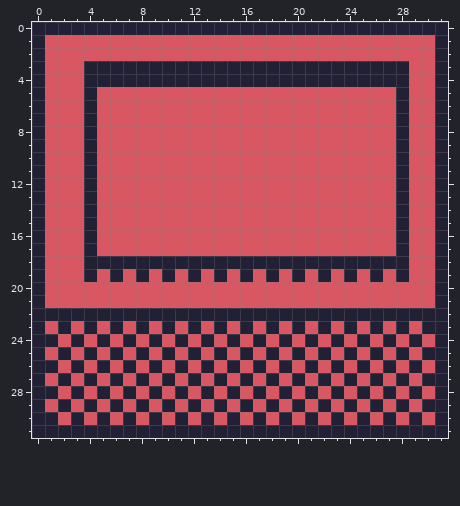
Edited in one commit: pixel-art file (assets/machine.aseprite). Above is the file before it was changed.
32x32 pixels, 1 frame.
Once edited:
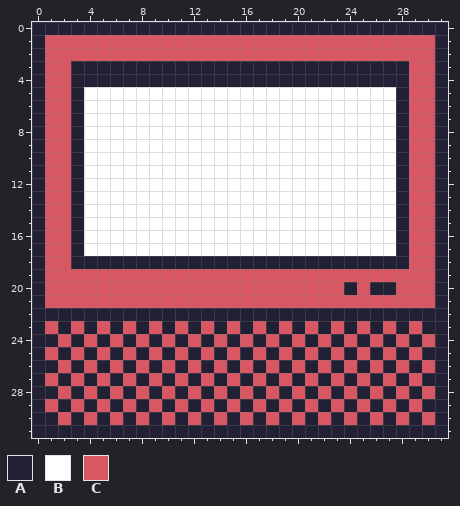
Palette (. is transparent): A #222034  B #ffffff  C #d95763
From old to new:
@@ x 0..31 @@
  2 ACCCCCCCCCCCCCCCCCCCCCCCCCCCCCCA
- 3 ACCCAAAAAAAAAAAAAAAAAAAAAAAAACCA
- 4 ACCCAAAAAAAAAAAAAAAAAAAAAAAAACCA
- 5 ACCCACCCCCCCCCCCCCCCCCCCCCCCACCA
- 6 ACCCACCCCCCCCCCCCCCCCCCCCCCCACCA
- 7 ACCCACCCCCCCCCCCCCCCCCCCCCCCACCA
- 8 ACCCACCCCCCCCCCCCCCCCCCCCCCCACCA
- 9 ACCCACCCCCCCCCCCCCCCCCCCCCCCACCA
-10 ACCCACCCCCCCCCCCCCCCCCCCCCCCACCA
-11 ACCCACCCCCCCCCCCCCCCCCCCCCCCACCA
-12 ACCCACCCCCCCCCCCCCCCCCCCCCCCACCA
-13 ACCCACCCCCCCCCCCCCCCCCCCCCCCACCA
-14 ACCCACCCCCCCCCCCCCCCCCCCCCCCACCA
-15 ACCCACCCCCCCCCCCCCCCCCCCCCCCACCA
-16 ACCCACCCCCCCCCCCCCCCCCCCCCCCACCA
-17 ACCCACCCCCCCCCCCCCCCCCCCCCCCACCA
-18 ACCCAAAAAAAAAAAAAAAAAAAAAAAAACCA
-19 ACCCACACACACACACACACACACACACACCA
-20 ACCCCCCCCCCCCCCCCCCCCCCCCCCCCCCA
+ 3 ACCAAAAAAAAAAAAAAAAAAAAAAAAAACCA
+ 4 ACCAAAAAAAAAAAAAAAAAAAAAAAAAACCA
+ 5 ACCABBBBBBBBBBBBBBBBBBBBBBBBACCA
+ 6 ACCABBBBBBBBBBBBBBBBBBBBBBBBACCA
+ 7 ACCABBBBBBBBBBBBBBBBBBBBBBBBACCA
+ 8 ACCABBBBBBBBBBBBBBBBBBBBBBBBACCA
+ 9 ACCABBBBBBBBBBBBBBBBBBBBBBBBACCA
+10 ACCABBBBBBBBBBBBBBBBBBBBBBBBACCA
+11 ACCABBBBBBBBBBBBBBBBBBBBBBBBACCA
+12 ACCABBBBBBBBBBBBBBBBBBBBBBBBACCA
+13 ACCABBBBBBBBBBBBBBBBBBBBBBBBACCA
+14 ACCABBBBBBBBBBBBBBBBBBBBBBBBACCA
+15 ACCABBBBBBBBBBBBBBBBBBBBBBBBACCA
+16 ACCABBBBBBBBBBBBBBBBBBBBBBBBACCA
+17 ACCABBBBBBBBBBBBBBBBBBBBBBBBACCA
+18 ACCAAAAAAAAAAAAAAAAAAAAAAAAAACCA
+19 ACCCCCCCCCCCCCCCCCCCCCCCCCCCCCCA
+20 ACCCCCCCCCCCCCCCCCCCCCCCACAACCCA
 21 ACCCCCCCCCCCCCCCCCCCCCCCCCCCCCCA
Boxes around the changes in both pictures, in picture pixels (x1, y1, x2, y2):
changed: (71, 61, 409, 295)
